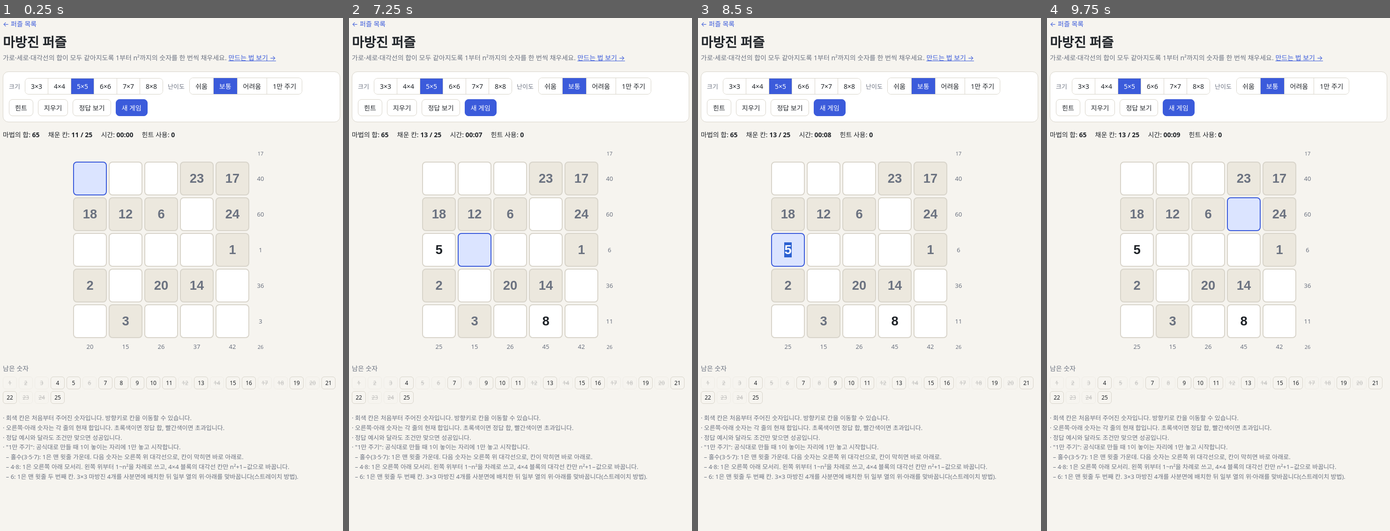
Above: before the commit, frames 1-4 (left to right).
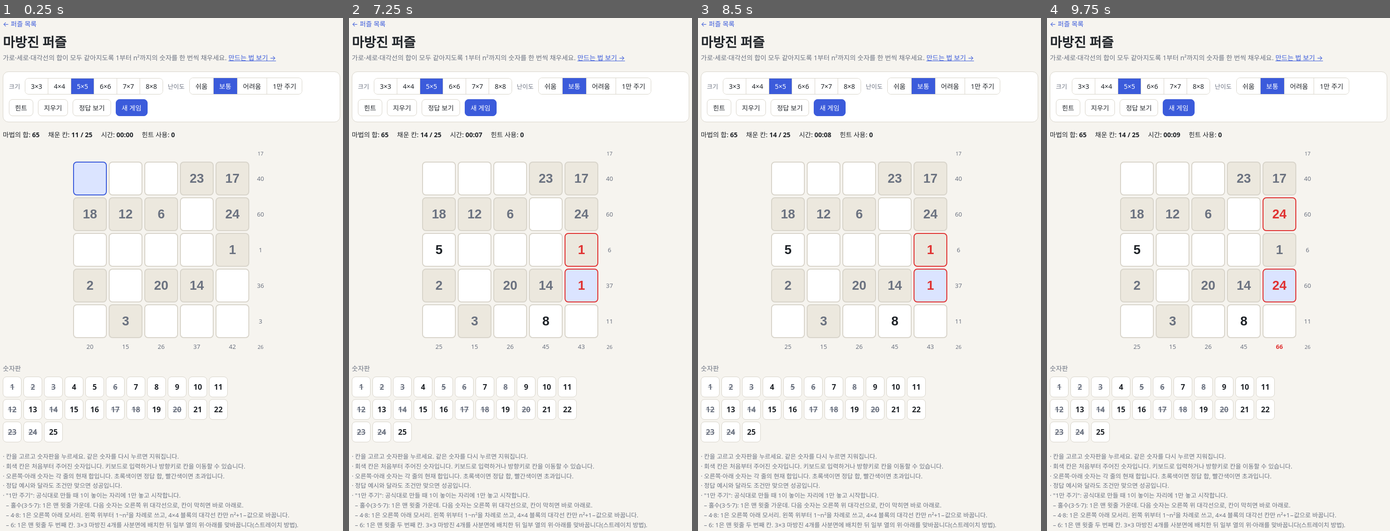
Above: after the commit, the same moments.

Repository: dndnpdpr-stack/puzzle-box
Game: browser game, page magic-square/index.html
The game is run twice, just before and just after one commit, with the same random seed, the same clock (stepped at 60 frames per second) and the same inputs.
Inputs (mouse positions are in pixels of both pictures, inside the frame that each line leads up to):
- Up to frame 1 (0.25 s): no input
- Up to frame 2 (7.25 s): hold Right 1.03-1.53 s; hold Down 1.58-1.85 s; hold Left 1.9-2.47 s; click (544, 320) at 2.02 s; type "8" at 2.02 s; tap Enter at 2.05, 2.52, 4.55 s; hold Up 2.52-2.82 s; hold Right 2.87-3.53 s; hold Up 3.58-3.82 s; hold Left 3.87-4.3 s; hold Down 4.35-4.68 s; click (438, 248) at 4.52 s; type "5" at 4.52 s; hold Right 4.73-5.23 s; hold Down 5.28-5.55 s; hold Left 5.6-6.17 s; hold Up 6.22-6.52 s; hold Right 6.57-7.23 s; click "1" at 7.02 s
- Up to frame 3 (8.5 s): hold Up 7.28-7.52 s; tap Enter at 7.52 s; hold Left 7.57-8 s; hold Down 8.05-8.38 s; hold Right from 8.43 s (still down)
- Up to frame 4 (9.75 s): release Right at 8.93 s; hold Down 8.98-9.25 s; hold Left from 9.3 s (still down); click "24" at 9.52 s

The runs differ from the first frame. In frame 1, 4.5% of the frame differs, in the area x 0-98%, y 67-100%; in frame 2, 5.8%; in frame 3, 5.8%; in frame 4, 5.9%, in the area x 0-98%, y 22-100%.

Commit message:
마방진에 터치 숫자판 추가

Diff:
--- a/magic-square/index.html
+++ b/magic-square/index.html
@@ -16,7 +16,7 @@
     font-variant-numeric: tabular-nums; -moz-appearance: textfield;
   }
   .cell::-webkit-inner-spin-button, .cell::-webkit-outer-spin-button { -webkit-appearance: none; }
-  .cell:focus { border-color: var(--accent); background: var(--sel); }
+  .cell.selected { border-color: var(--accent); background: var(--sel); }
   .cell.given { background: var(--given); color: var(--muted); }
   .cell.hinted { color: var(--accent); }
   .cell.dup { border-color: var(--bad); color: var(--bad); }
@@ -31,12 +31,12 @@
   .diag { font-size: 11px; }
   .pool { margin-top: 18px; }
   .pool h3 { font-size: 14px; margin: 0 0 8px; color: var(--muted); font-weight: 500; }
-  .nums { display: flex; flex-wrap: wrap; gap: 4px; }
+  .nums { display: grid; grid-template-columns: repeat(auto-fill, minmax(40px, 1fr)); gap: 4px; max-width: 480px; }
   .num {
-    font-size: 12px; min-width: 30px; padding: 4px 0; text-align: center;
-    border: 1px solid var(--line); border-radius: 6px; font-variant-numeric: tabular-nums;
-  }
-  .num.used { opacity: .25; text-decoration: line-through; }
+    min-height: 44px; padding: 4px 0; font-size: 16px; font-weight: 600;
+    font-variant-numeric: tabular-nums; touch-action: manipulation;
+  }
+  .num.used { color: var(--muted); text-decoration: line-through; }
 </style>
 </head>
 <body>
@@ -69,12 +69,13 @@
   <div class="msg" id="msg"></div>
 
   <div class="pool">
-    <h3>남은 숫자</h3>
-    <div class="nums" id="pool"></div>
+    <h3 id="pool-label">숫자판</h3>
+    <div class="nums" id="pool" role="group" aria-labelledby="pool-label"></div>
   </div>
 
   <div class="help">
-    · 회색 칸은 처음부터 주어진 숫자입니다. 방향키로 칸을 이동할 수 있습니다.<br>
+    · 칸을 고르고 숫자판을 누르세요. 같은 숫자를 다시 누르면 지워집니다.<br>
+    · 회색 칸은 처음부터 주어진 숫자입니다. 키보드로 입력하거나 방향키로 칸을 이동할 수 있습니다.<br>
     · 오른쪽·아래 숫자는 각 줄의 현재 합입니다. 초록색이면 정답 합, 빨간색이면 초과입니다.<br>
     · 정답 예시와 달라도 조건만 맞으면 성공입니다.<br>
     · "1만 주기": 공식대로 만들 때 1이 놓이는 자리에 1만 놓고 시작합니다.<br>
@@ -96,6 +97,7 @@
 const ONLY1 = LEVELS.findIndex((l) => l.only1);
 let state = { n: 5, level: 1 };
 let solution, grid, given, inputs, timer, start, hintCount, done;
+let selected = null;
 
 const $ = (id) => document.getElementById(id);
 
@@ -161,15 +163,18 @@
   board.style.setProperty('--cs', cs + 'px');
   board.innerHTML = '';
   inputs = [];
+  selected = null;
   for (let i = 0; i < n; i++) {
     const tr = board.insertRow();
     inputs.push([]);
     for (let j = 0; j < n; j++) {
       const inp = document.createElement('input');
       inp.className = 'cell';
-      inp.inputMode = 'numeric';
+      inp.inputMode = 'none';
       inp.autocomplete = 'off';
       if (given[i][j]) { inp.value = grid[i][j]; inp.readOnly = true; inp.classList.add('given'); }
+      inp.addEventListener('focus', () => selectCell(i, j));
+      inp.addEventListener('click', () => selectCell(i, j));
       inp.addEventListener('input', () => onInput(i, j));
       inp.addEventListener('keydown', (e) => onKey(e, i, j));
       tr.insertCell().appendChild(inp);
@@ -183,8 +188,36 @@
   const top = board.insertRow(0);
   for (let j = 0; j < n; j++) top.insertCell();
   const d2 = top.insertCell(); d2.className = 'sum diag'; d2.id = 'd2'; d2.title = '대각선 ↙';
-  const firstEmpty = inputs.flat().find((x) => !x.readOnly);
-  if (firstEmpty) firstEmpty.focus();
+
+  const pool = $('pool');
+  pool.innerHTML = '';
+  for (let number = 1; number <= n * n; number++) {
+    const button = document.createElement('button');
+    button.type = 'button';
+    button.className = 'num';
+    button.textContent = number;
+    button.addEventListener('click', () => {
+      if (done || !selected) return;
+      const { i, j } = selected;
+      if (given[i][j]) return;
+      inputs[i][j].value = grid[i][j] === number ? '' : String(number);
+      onInput(i, j);
+    });
+    pool.appendChild(button);
+  }
+
+  const firstEmpty = given.flat().indexOf(false);
+  if (firstEmpty >= 0) {
+    const i = Math.floor(firstEmpty / n), j = firstEmpty % n;
+    selectCell(i, j);
+    inputs[i][j].focus();
+  }
+}
+
+function selectCell(i, j) {
+  if (selected) inputs[selected.i][selected.j].classList.remove('selected');
+  selected = { i, j };
+  inputs[i][j].classList.add('selected');
 }
 
 function onInput(i, j) {
@@ -242,16 +275,11 @@
   setSum('d1', d1, d1f); setSum('d2', d2, d2f);
   $('filled').textContent = `${filled} / ${n * n}`;
 
-  const pool = $('pool');
-  pool.innerHTML = '';
-  for (let k = 1; k <= n * n; k++) {
-    const s = document.createElement('span');
-    s.className = 'num' + (counts[k] ? ' used' : '');
-    s.textContent = k;
-    pool.appendChild(s);
-  }
-
-  if (filled === n * n && Magic.isMagic(grid)) win();
+  if (!done && filled === n * n && Magic.isMagic(grid)) win();
+  for (const [index, button] of Array.from($('pool').children).entries()) {
+    button.classList.toggle('used', Boolean(counts[index + 1]));
+    button.disabled = done;
+  }
 }
 
 function win() {
